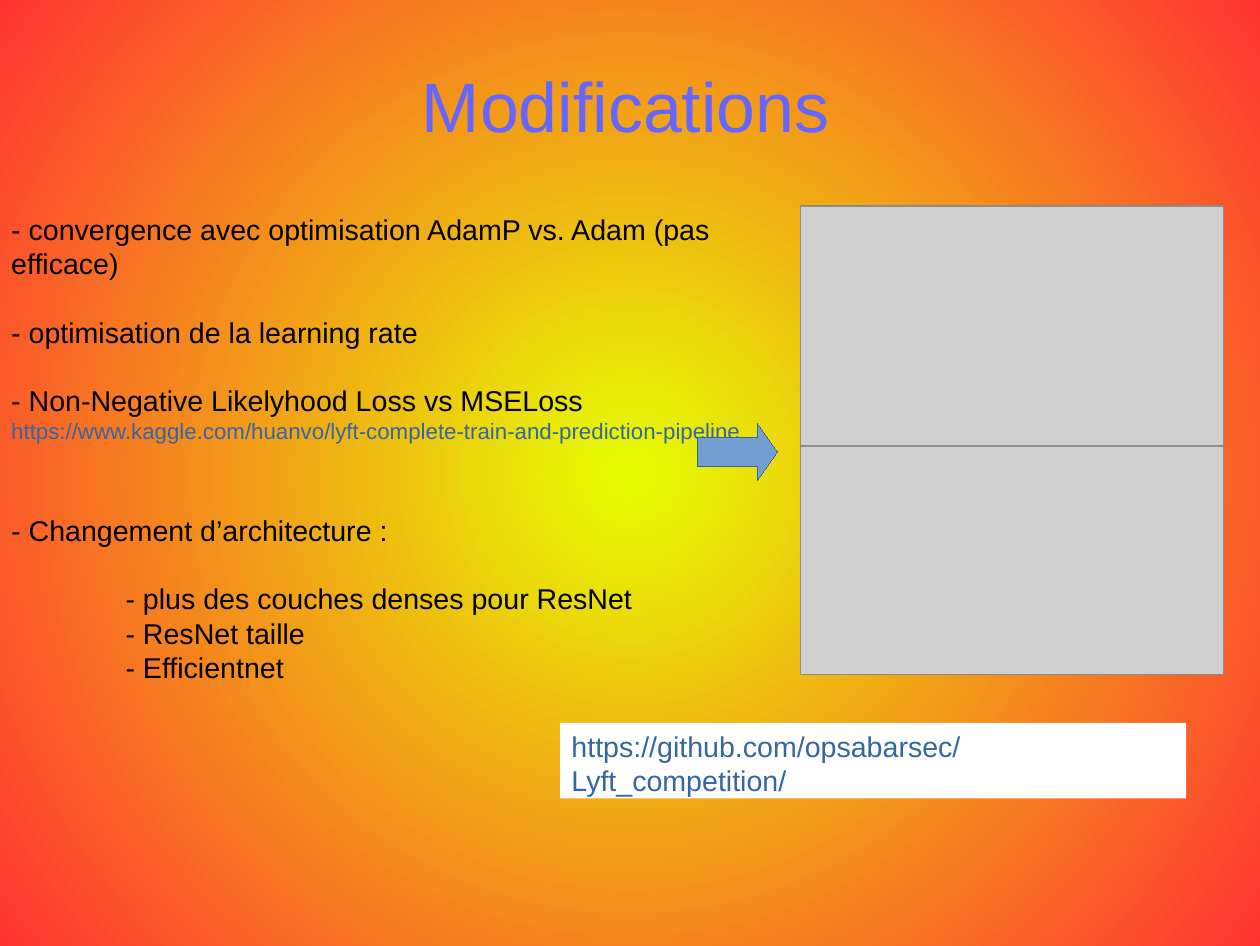
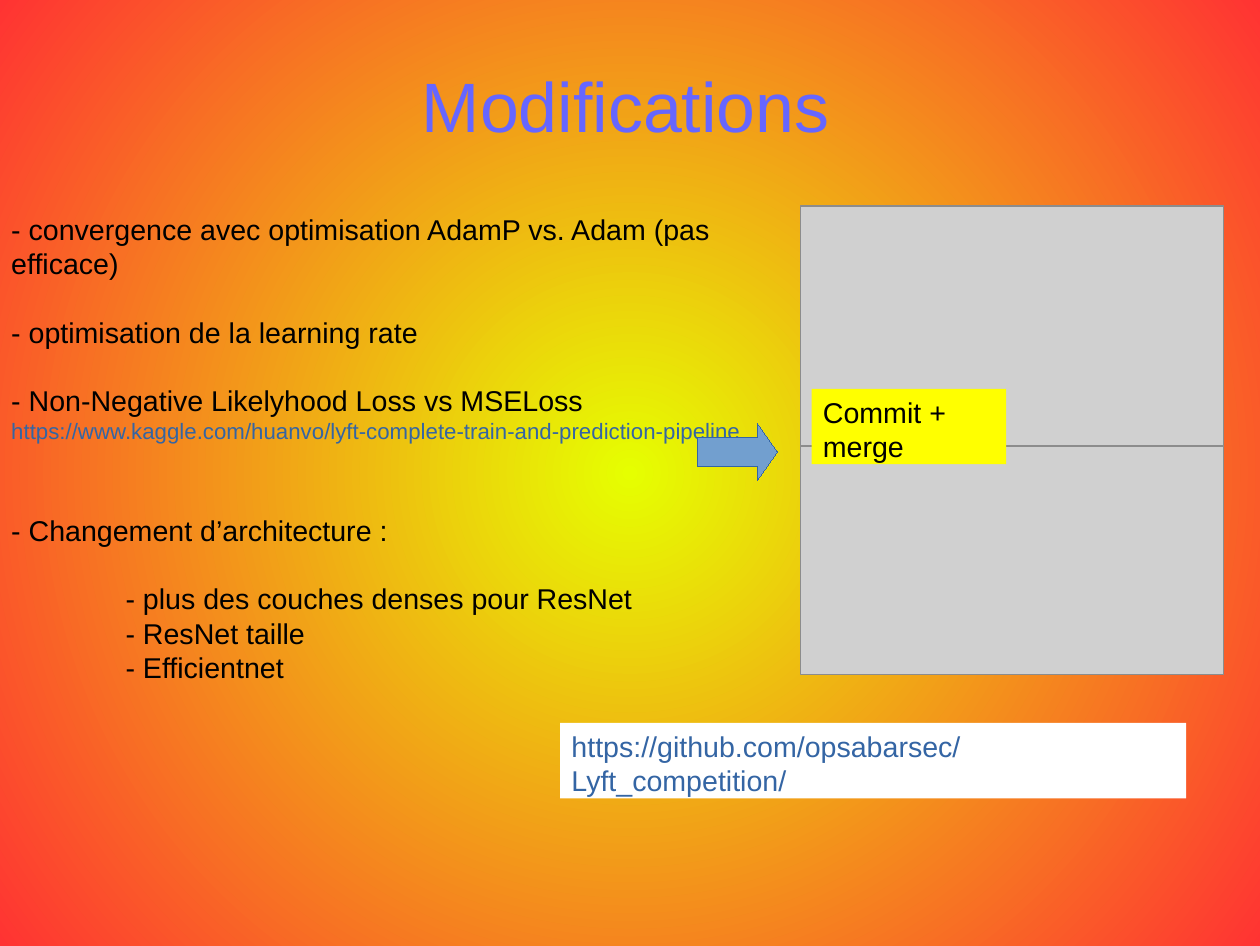
Before and after one commit to opsabarsec/Computer-vision-for-self-driving-cars, a slide deck: slide 12 of documentation/P7_presentation.odp. Drawn at 1260x946 pixels with LibreOffice and Linux fonts; fonts in the diff are those of the drawing; grey boxes stand for pictures. Boxes give left, top, right and bottom in pixels: in the first picture for what was removed or moved away, otherwise in the second. Text is boxed around its words. In the diff, an @@ line names an element or a change of style, - is before the commit and + after.

```diff
--- a/documentation/P7_presentation.odp
+++ b/documentation/P7_presentation.odp
@@ rectangle added at bbox=[812, 389, 1006, 464], fill #FFFF00, 18 pt, text #000000 @@
+Commit + merge
```
Also in this commit, not shown: 3 other slides changed, 2 slides added, 2 slides removed, 1 other file.
